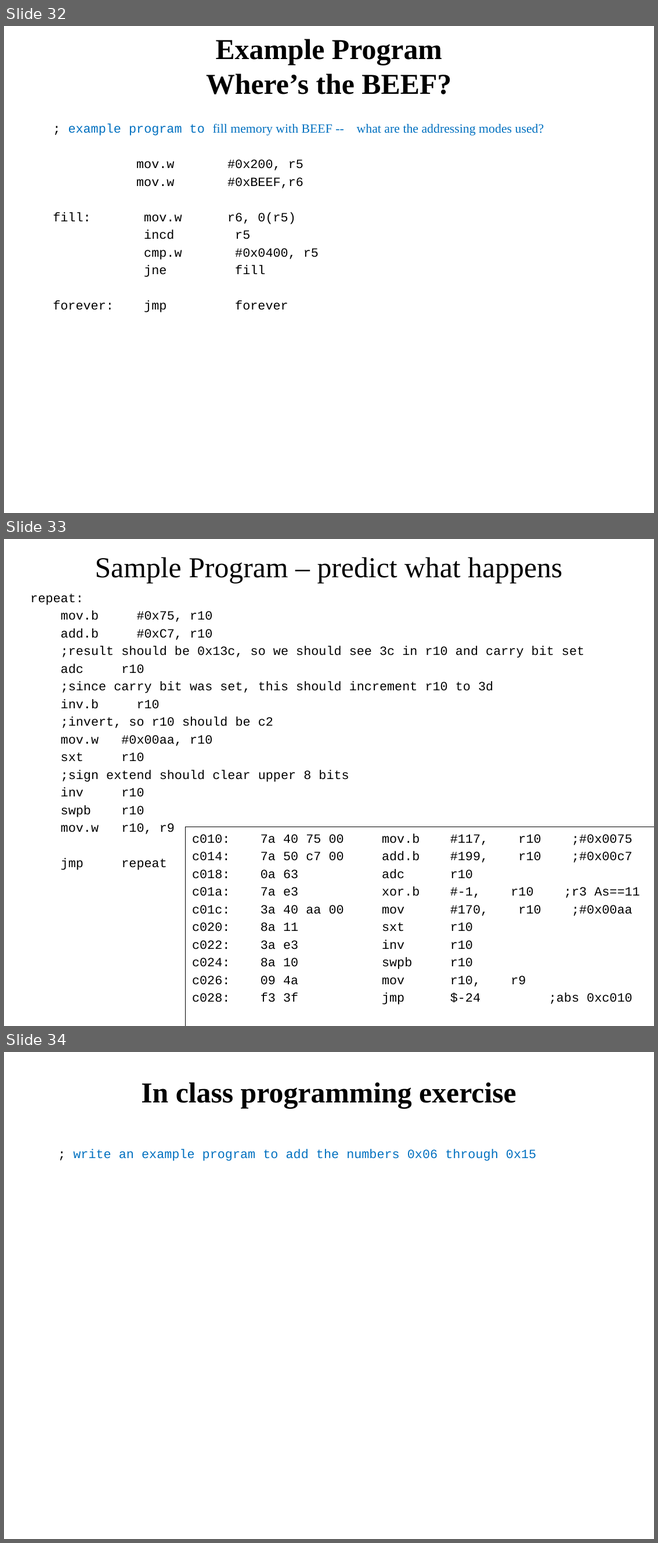
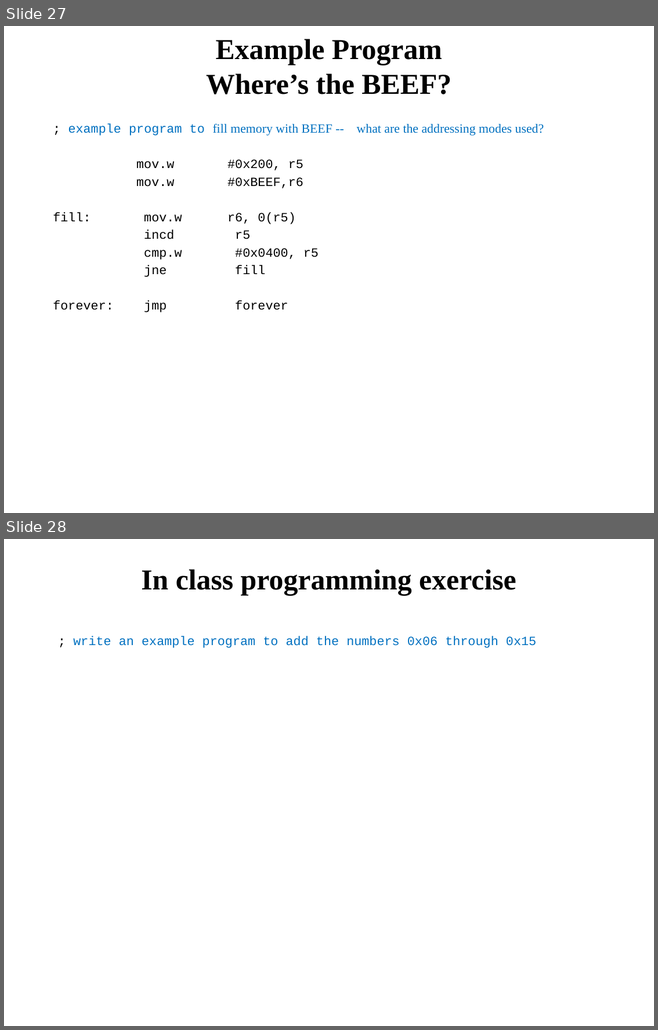
Before and after one commit to pw4rn3r/ECE382, a slide deck: notes/L4/Lsn4.pptx. Shown one above the other, each under a label of ours: slides 32, 33 and 34 before the commit, slides 27 and 28 after it. The pictures are 658x1543 and 658x1030 pixels, drawn with LibreOffice and Linux fonts; fonts in the diff are those of the drawing. Boxes give left, top, right and bottom in pixels: in the first picture for what was removed or moved away, otherwise in the second. Text is boxed around its words. In the diff, an @@ line names an element or a change of style, - is before the commit and + after.

```diff
--- a/notes/L4/Lsn4.pptx
+++ b/notes/L4/Lsn4.pptx
@@ slide 33 removed at box(4, 539, 654, 1026), background #FFFFFF @@
@@ title removed at box(95, 557, 562, 583) @@
-Sample Program – predict what happens
@@ text removed at box(30, 594, 584, 870) @@
-repeat:
-mov.b #0x75, r10
-add.b #0xC7, r10
-;result should be 0x13c, so we should see 3c in r10 and carry bit set
-adc r10
-;since carry bit was set, this should increment r10 to 3d
-inv.b r10
-;invert, so r10 should be c2
-mov.w #0x00aa, r10
-sxt r10
-;sign extend should clear upper 8 bits
-inv r10
-swpb r10
-mov.w r10, r9
-jmp repeat
@@ rectangle removed at box(185, 827, 654, 1026) @@
-c010: 7a 40 75 00 mov.b #117, r10 ;#0x0075
-c014: 7a 50 c7 00 add.b #199, r10 ;#0x00c7
-c018: 0a 63 adc r10
-c01a: 7a e3 xor.b #-1, r10 ;r3 As==11
-c01c: 3a 40 aa 00 mov #170, r10 ;#0x00aa
-c020: 8a 11 sxt r10
-c022: 3a e3 inv r10
-c024: 8a 10 swpb r10
-c026: 09 4a mov r10, r9
-c028: f3 3f jmp $-24 ;abs 0xc010
@@ what was slide 32 is now slide 27 @@
@@ what was slide 34 is now slide 28 @@
```
Also in this commit, not shown: 6 slides changed, 7 other slides removed.
